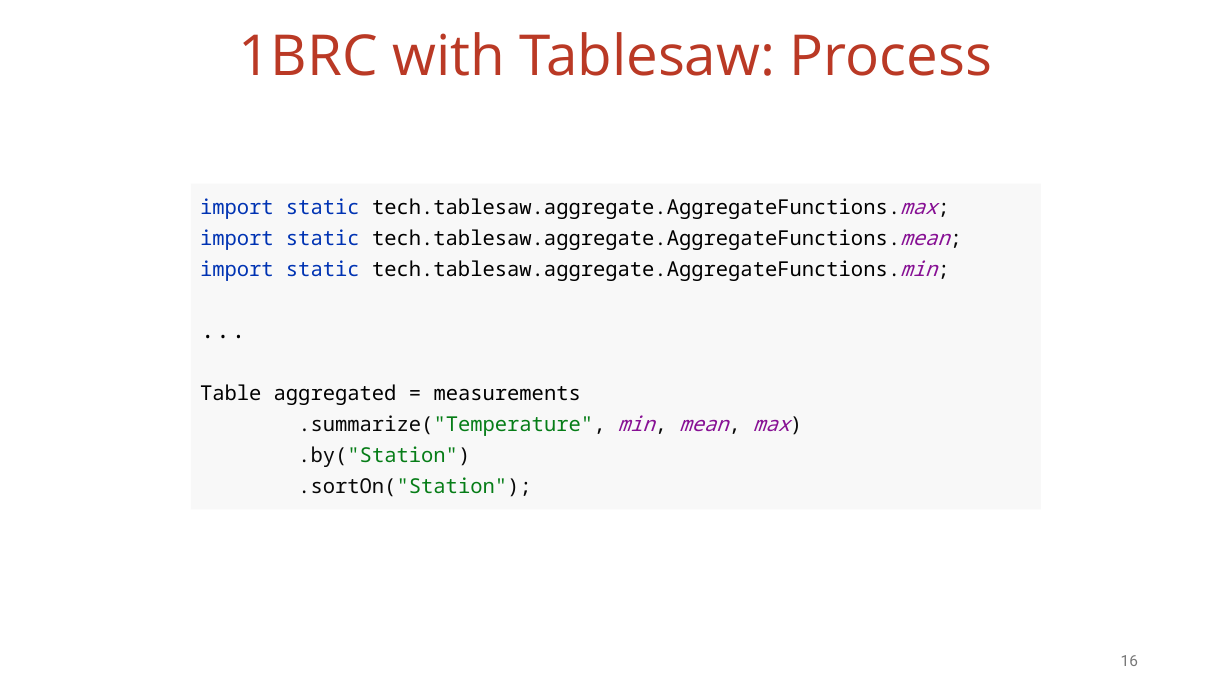
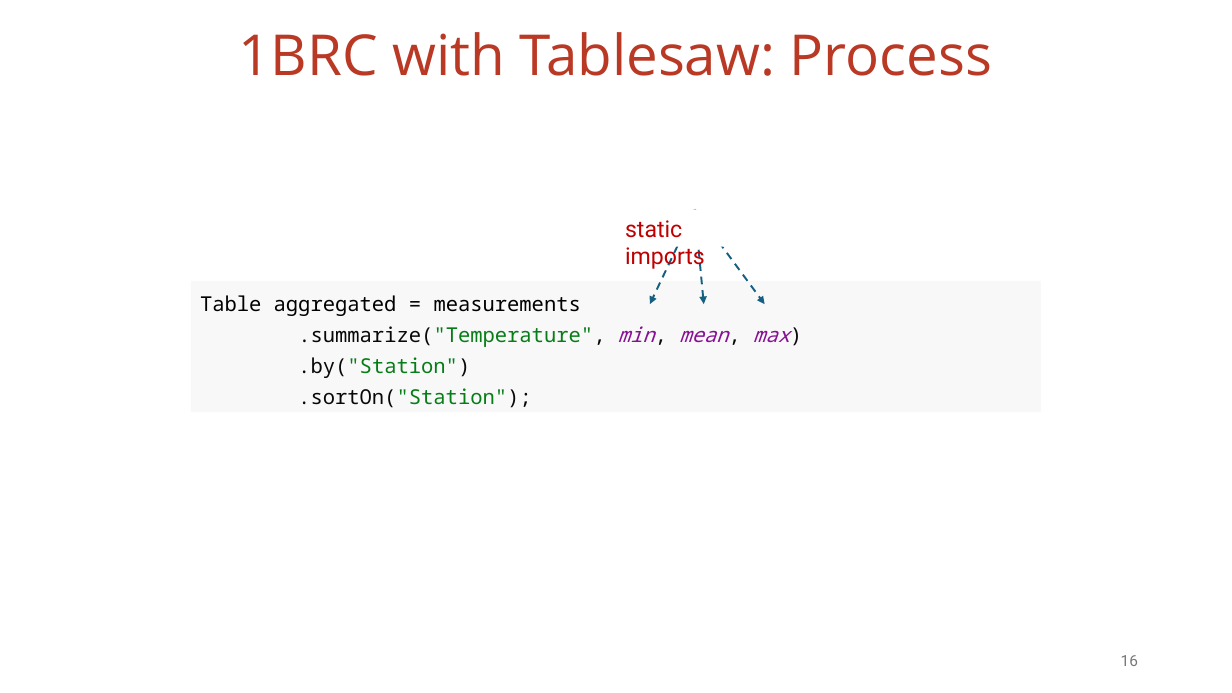
Before and after one commit to vmzakharov/missing-dataframe-talk, a slide deck: slide 16 of presentation/Missing_Dataframe_Short.pptx. Drawn at 1232x693 pixels with LibreOffice and Linux fonts; fonts in the diff are those of the drawing. Boxes give left, top, right and bottom in pixels: in the first picture for what was removed or moved away, otherwise in the second. Text is boxed around its words. In the diff, an @@ line names an element or a change of style, - is before the commit and + after.

```diff
--- a/presentation/Missing_Dataframe_Short.pptx
+++ b/presentation/Missing_Dataframe_Short.pptx
@@ text in rectangle at [200, 198, 949, 281]: paragraphs removed @@
-import static tech.tablesaw.aggregate.AggregateFunctions.max;
-import static tech.tablesaw.aggregate.AggregateFunctions.mean;
-import static tech.tablesaw.aggregate.AggregateFunctions.min;
-...
@@ text added at [625, 220, 705, 270], 18 pt, text #C00000 @@
+static imports
@@ arrow added from (695, 210) to (650, 304), #156082 1.5 pt dashed @@
@@ arrow added from (695, 210) to (704, 304), #156082 1.5 pt dashed @@
@@ arrow added from (695, 210) to (765, 304), #156082 1.5 pt dashed @@
@@ rectangle "Table aggregated = measurements .summarize("Temperature", ...": place and size @@
-rectangle "Table aggregated = measurements .summarize("Temperature", ..." at [191, 184, 1042, 510]
+rectangle "Table aggregated = measurements .summarize("Temperature", ..." at [191, 281, 1042, 412]
```
Also in this commit, not shown: 6 other slides changed, 1 slide added, 3 other files.
